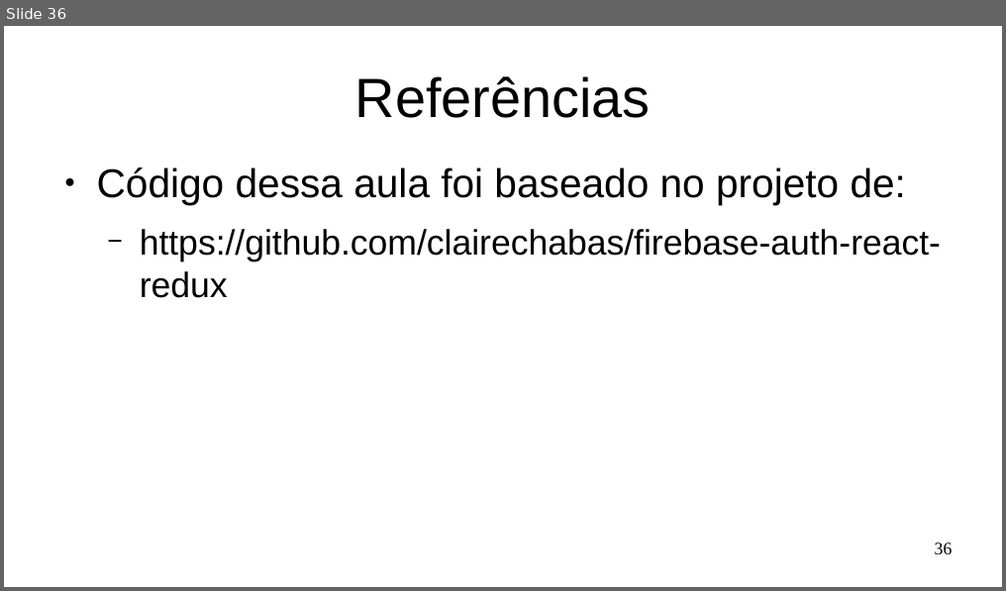
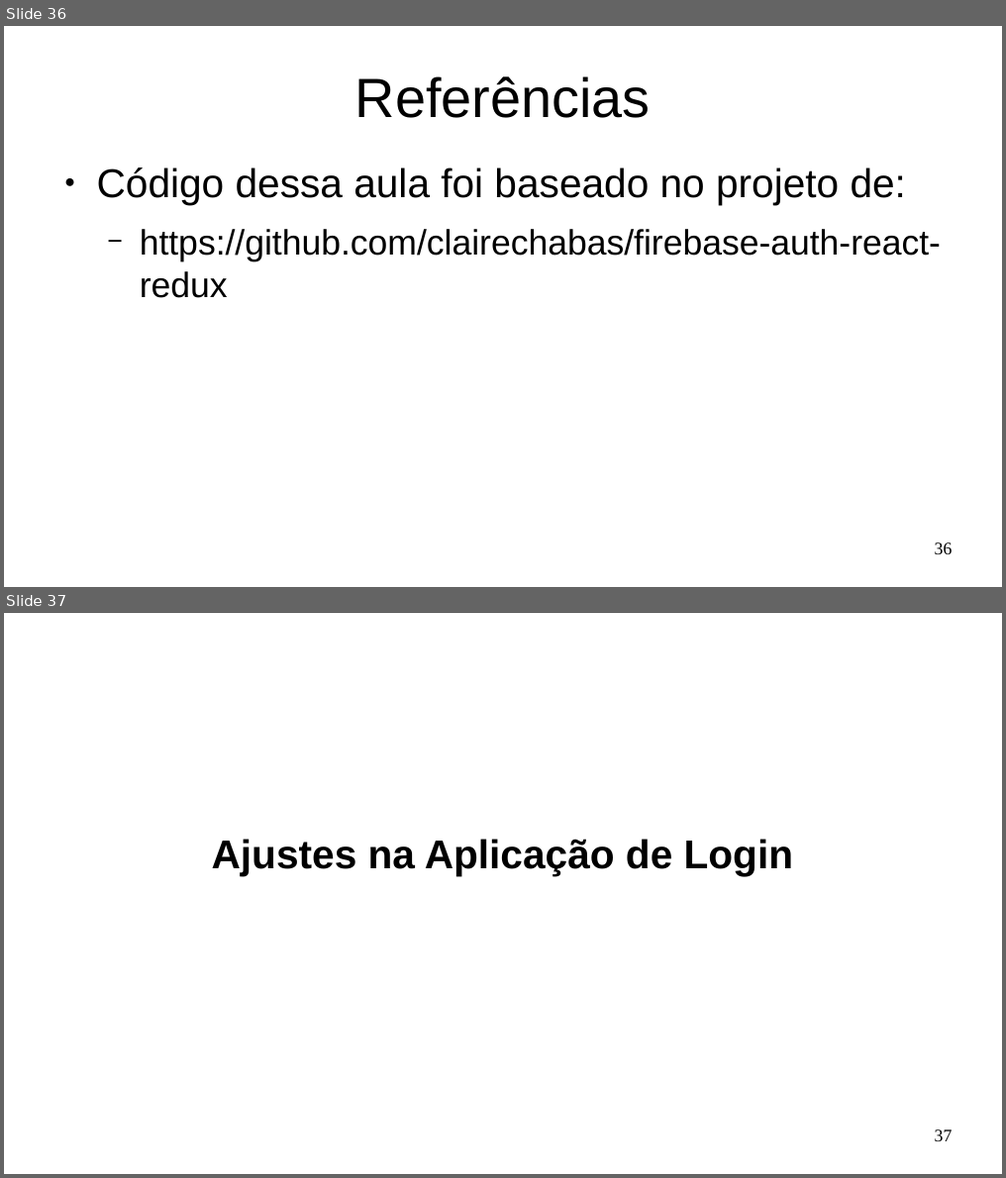
Before and after one commit to Marques-Dev/WEB_2020-1, a slide deck: SLIDES/aula09-redux-firebase-auth.odp. Shown one above the other, each under a label of ours: slide 36 before the commit, slides 36 and 37 after it. The pictures are 1006x591 and 1006x1178 pixels, drawn with LibreOffice and Linux fonts; fonts in the diff are those of the drawing. Boxes give left, top, right and bottom in pixels: in the first picture for what was removed or moved away, otherwise in the second. Text is boxed around its words. In the diff, an @@ line names an element or a change of style, - is before the commit and + after.

```diff
--- a/SLIDES/aula09-redux-firebase-auth.odp
+++ b/SLIDES/aula09-redux-firebase-auth.odp
@@ slide 37 added at bbox=[4, 613, 1002, 1174], background #FFFFFF @@
@@ subtitle added at bbox=[212, 839, 794, 875], 32 pt, text #000000, bold @@
+Ajustes na Aplicação de Login
@@ page number added at bbox=[935, 1130, 952, 1142], 14 pt, text #000000 @@
+37
```
Also in this commit, not shown: 13 other slides added, 1 other file.
